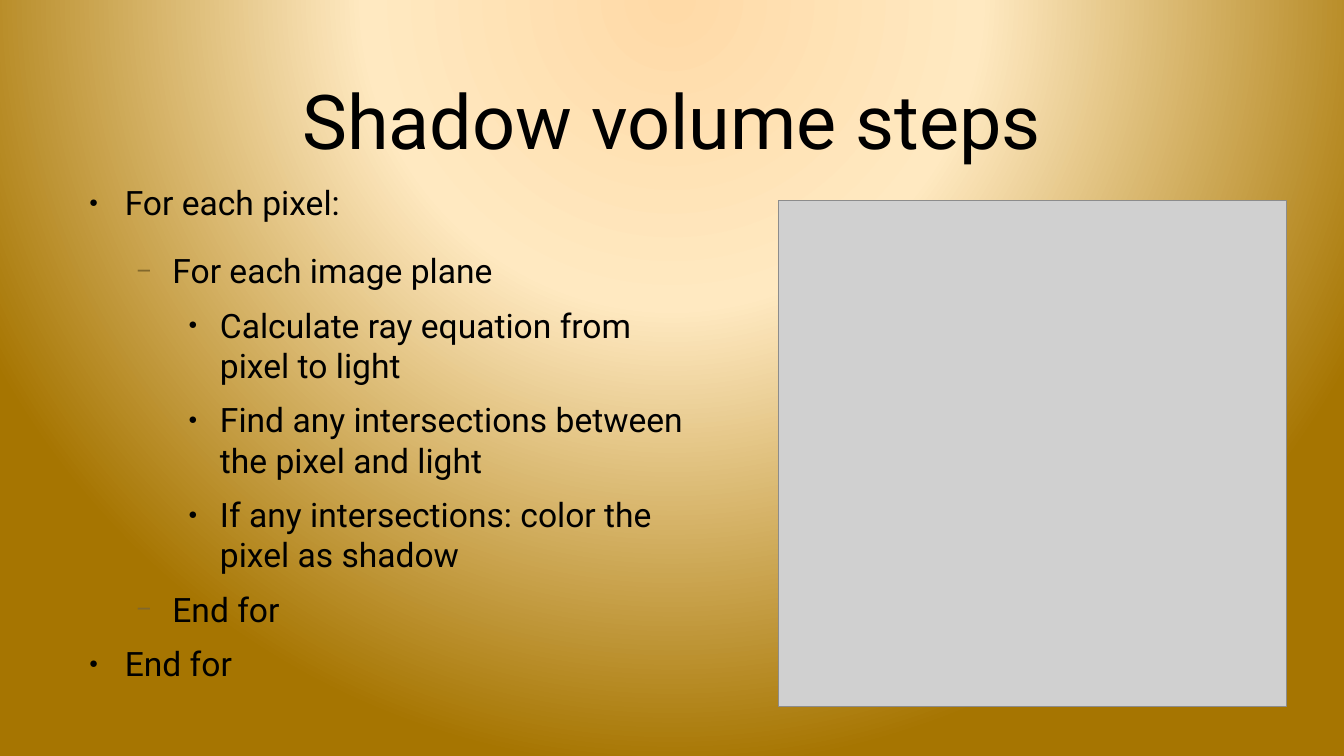
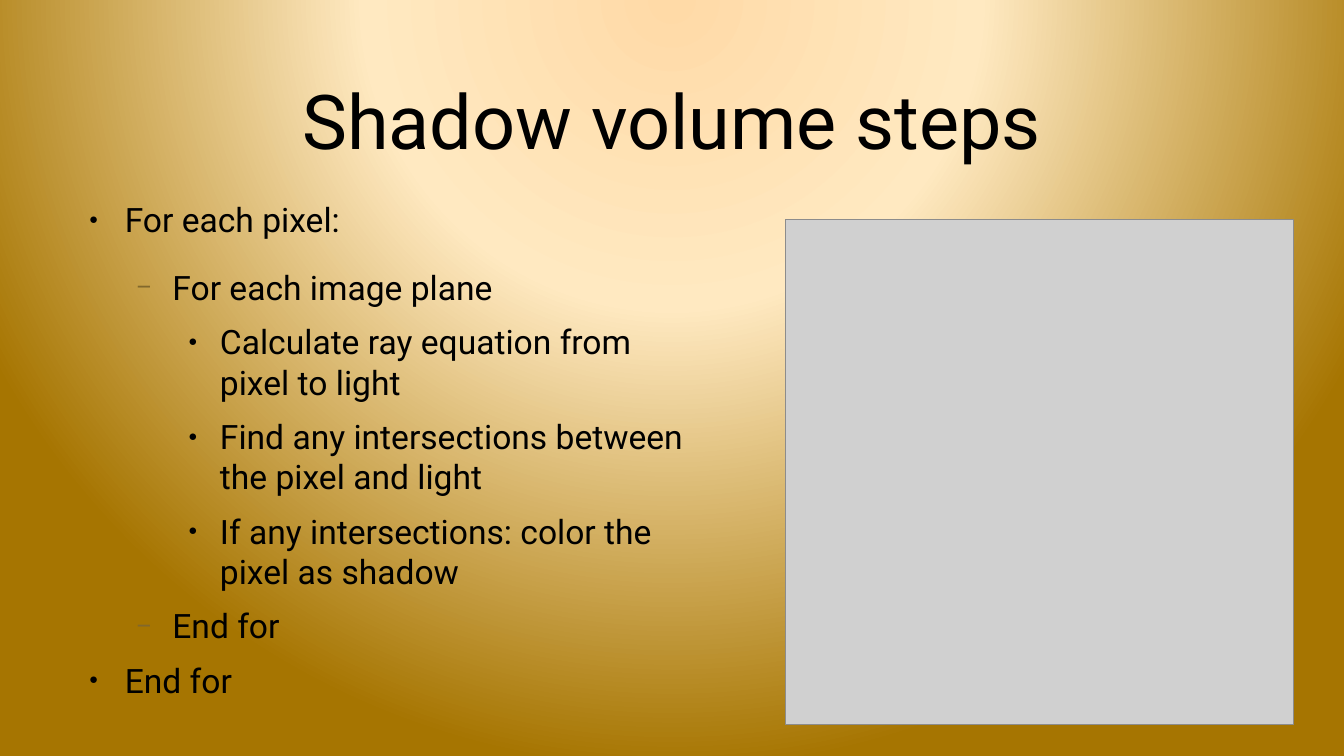
Before and after one commit to sreepada/CSCI580Project, a slide deck: slide 11 of documentation/FinalPresentation_UncannyValley.pptx. Drawn at 1344x756 pixels with LibreOffice and Linux fonts; fonts in the diff are those of the drawing; grey boxes stand for pictures; background and template pictures are left out. Boxes give left, top, right and bottom in pixels: in the first picture for what was removed or moved away, otherwise in the second. Text is boxed around its words. In the diff, an @@ line names an element or a change of style, - is before the commit and + after.

```diff
--- a/documentation/FinalPresentation_UncannyValley.pptx
+++ b/documentation/FinalPresentation_UncannyValley.pptx
@@ text "For each pixel:": place and size @@
-text "For each pixel:" at bbox=[125, 189, 683, 677]
+text "For each pixel:" at bbox=[125, 206, 683, 694]
@@ picture: place and size @@
-picture at bbox=[779, 201, 1288, 707]
+picture at bbox=[785, 219, 1294, 725]
```
Also in this commit, not shown: 9 other slides changed.
